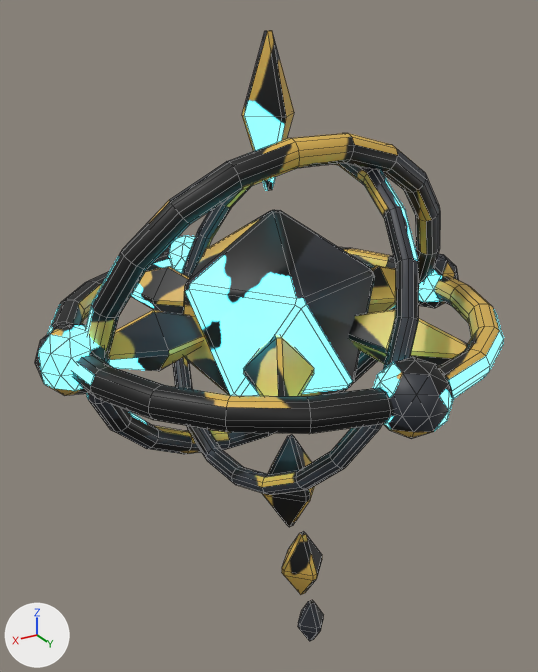
The FBX model Assets/Models/Enemies/SigilWisp/SigilWisp.fbx: old version first, new version second.
One viewpoint serves both versions: a 50 mm camera at (0.565, 0.922, 1.048) aimed at (0.001, -0.017, 0.578). Lighting does not change. The marker at lower left points along +X, +Y and +Z. The older version comes first. Mesh edges are drawn as thin lines.

The first picture shows 'SigilWisp'.
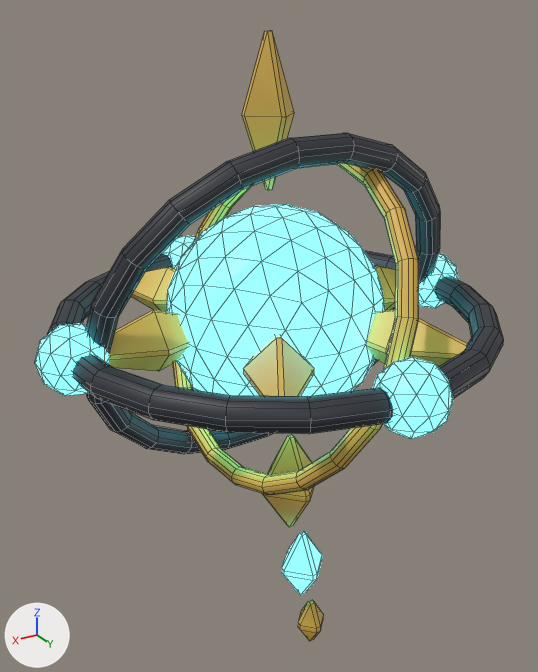
Pixel boxes (x1, y1, x2, y2) of what changed, in the pictures (538 x 672 px; the box of a moved part takes in the faces that stretch with it):
'SigilWisp', reshaped, surface changed: (35, 30, 504, 641) in both
part 1 of me_sigilwisp, moved or reshaped (not visible before): after (166, 204, 385, 396)
part 2 of me_sigilwisp, moved or reshaped (not visible afterwards): before (183, 210, 375, 396)
part 3 of me_sigilwisp, surface changed: (35, 30, 504, 641) in both

What the commit changed:
me_sigilwisp has 1366 vertices, 1698 faces and spans x -0.368..0.368, y -0.368..0.368, z 0.059..1.029.
me_sigilwisp is used by ob_sigilwisp; location (0.0, 0.0, 0.0).
me_sigilwisp part 1: the loose piece of 162 vertices spanning x -0.11..0.11, y -0.11..0.11, z 0.51..0.73 is scaled about its middle by 1.55.
me_sigilwisp part 2: 60 of 1366 vertices moved; they spanned x -0.15..0.15, y -0.143..0.143, z 0.456..0.784 and now span x -0.092..0.092, y -0.088..0.088, z 0.521..0.719; mean shift (0.0, 0.0, 0.0); largest move (-0.006, 0.005, 0.456) -> (-0.006, 0.005, 0.521).
me_sigilwisp part 3: texture (UV) coordinates of 1698 of 1698 faces, centred in x -0.367..0.367, y -0.367..0.367, z 0.059..1.029, changed; they spanned u 0.0..0.99, v 0.0..1.0 and now span u 0.0..1.0, v 0.0..0.99.
